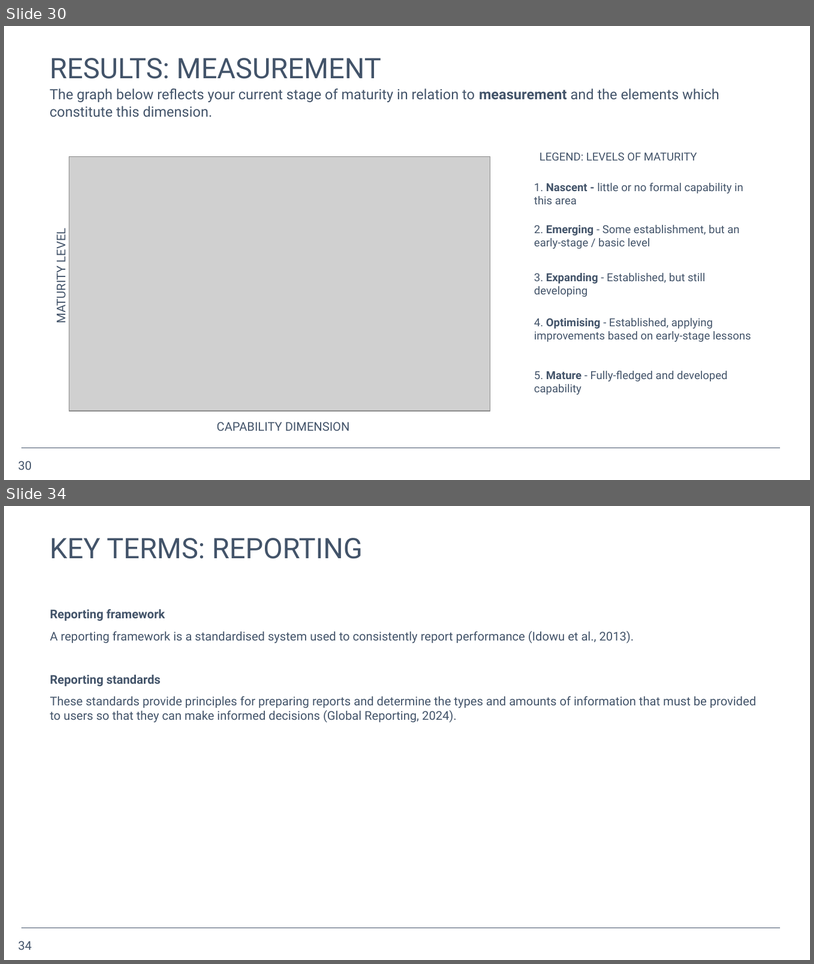
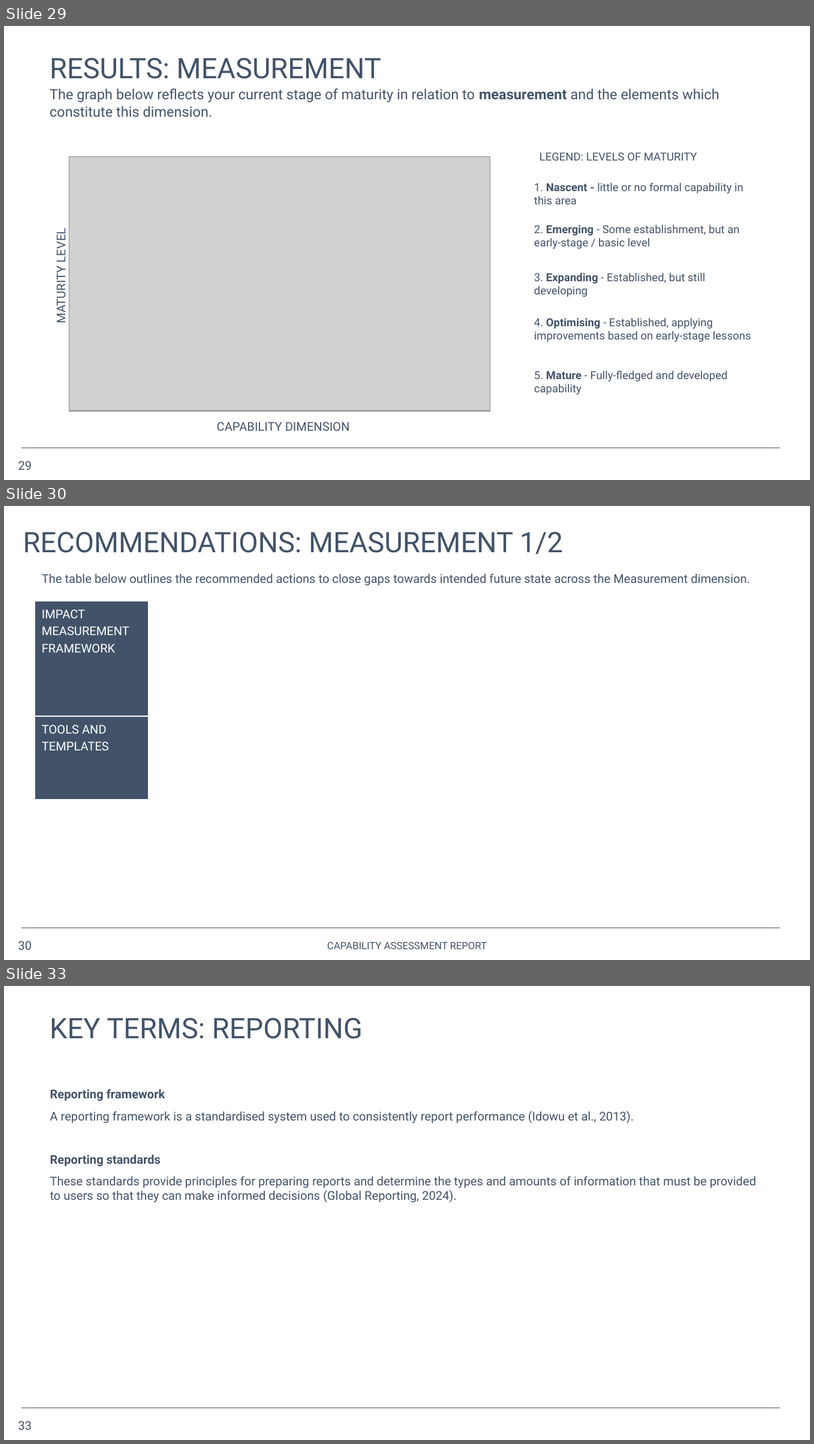
Before and after one commit to opus-meum/power-automate, a slide deck: Capability Assessment Report.pptx. Shown one above the other, each under a label of ours: slides 30 and 34 before the commit, slides 29, 30 and 33 after it; the slides between them are not shown. The pictures are 814x964 and 814x1444 pixels, drawn with LibreOffice and Linux fonts; fonts in the diff are those of the drawing; grey boxes stand for pictures; background and template pictures are left out. Boxes give left, top, right and bottom in pixels: in the first picture for what was removed or moved away, otherwise in the second. Text is boxed around its words. In the diff, an @@ line names an element or a change of style, - is before the commit and + after.

```diff
--- a/Capability Assessment Report.pptx
+++ b/Capability Assessment Report.pptx
@@ slide 30 added at box(4, 506, 810, 960), background #FFFFFF; not listed: 1 template element that a slide beside it also shows @@
@@ title added at box(23, 532, 563, 554), 28 pt, text #425369 @@
+RECOMMENDATIONS: MEASUREMENT 1/2
@@ text added at box(42, 573, 750, 585), 12 pt, text #425369 @@
+The table below outlines the recommended actions to close gaps towards intended future state across the Measurement dimension.
@@ table added at box(35, 601, 786, 799), 2 rows, 2 columns @@
+IMPACT MEASUREMENT FRAMEWORK | 
+TOOLS AND TEMPLATES | 
@@ page number added at box(18, 940, 32, 949), 12 pt, text #425369 @@
+30
@@ text added at box(327, 942, 488, 949), 10 pt, text #425369 @@
+CAPABILITY ASSESSMENT REPORT
@@ what was slide 30 is now slide 29 @@
@@ page number at box(18, 460, 32, 469): text changed @@
-30
+29
@@ what was slide 34 is now slide 33 @@
@@ page number at box(18, 1420, 32, 1429): text changed @@
-34
+33
```
Also in this commit, not shown: 13 slides changed, 2 slides removed, 1 other file.
